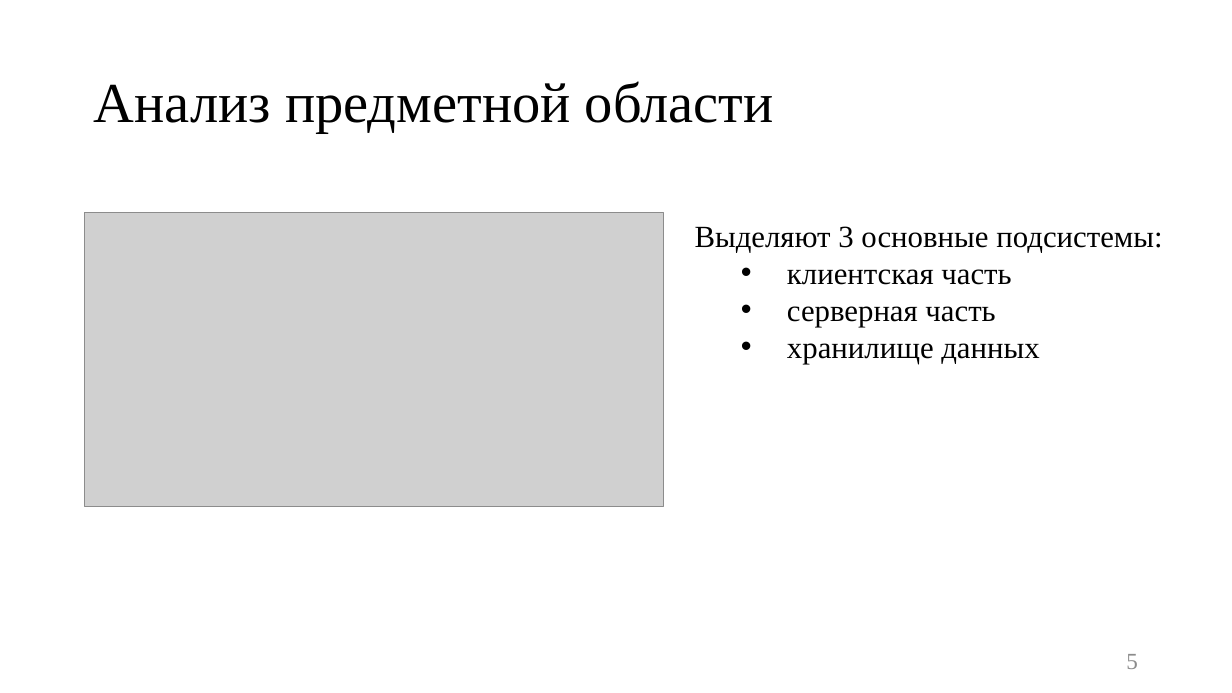
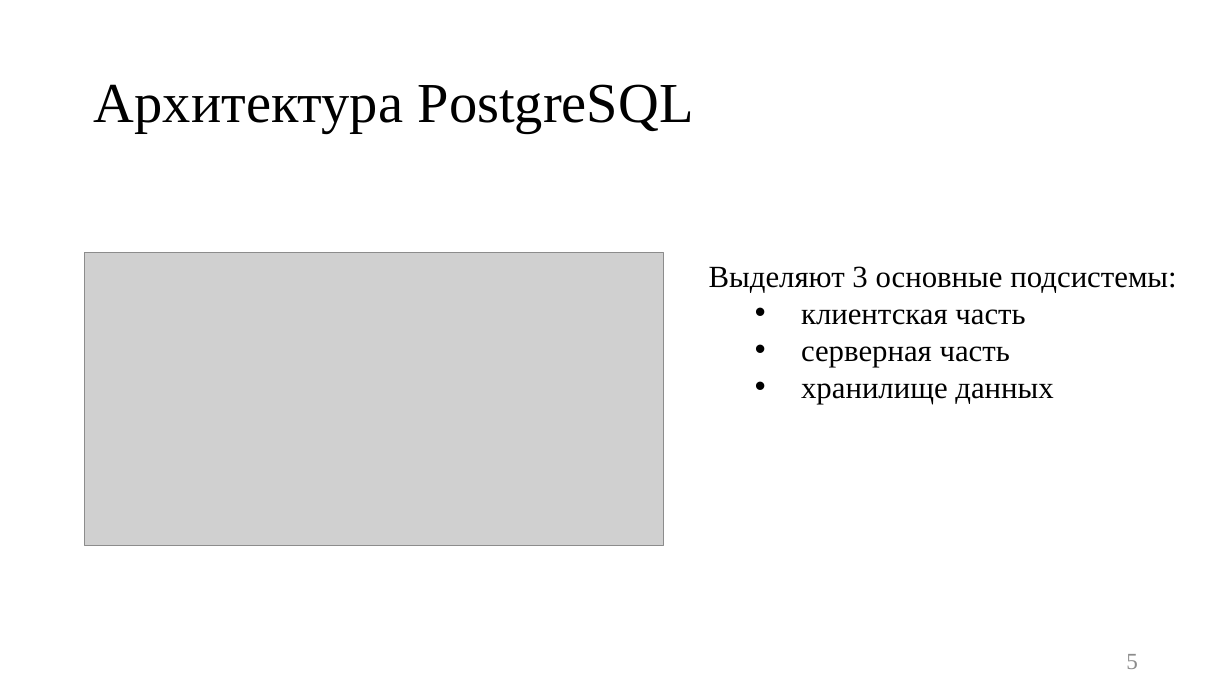
Before and after one commit to platosha-git/Diplom-theory, a slide deck: slide 5 of Презентация.pptx. Drawn at 1232x693 pixels with LibreOffice and Linux fonts; fonts in the diff are those of the drawing; grey boxes stand for pictures. Boxes give left, top, right and bottom in pixels: in the first picture for what was removed or moved away, otherwise in the second. Text is boxed around its words. In the diff, an @@ line names an element or a change of style, - is before the commit and + after.

```diff
--- a/Презентация.pptx
+++ b/Презентация.pptx
@@ title at (94,84,694,133): text changed @@
-Анализ предметной области
+Архитектура PostgreSQL
@@ picture: place and size @@
-picture at (85,213,664,506)
+picture at (85,252,664,546)
@@ text "Выделяют 3 основные подсистемы:": place and size @@
-text "Выделяют 3 основные подсистемы:" at (695,226,1162,364)
+text "Выделяют 3 основные подсистемы:" at (709,266,1176,404)
```
Also in this commit, not shown: 10 other slides changed, 3 slides added, 2 slides removed, 10 other files.
